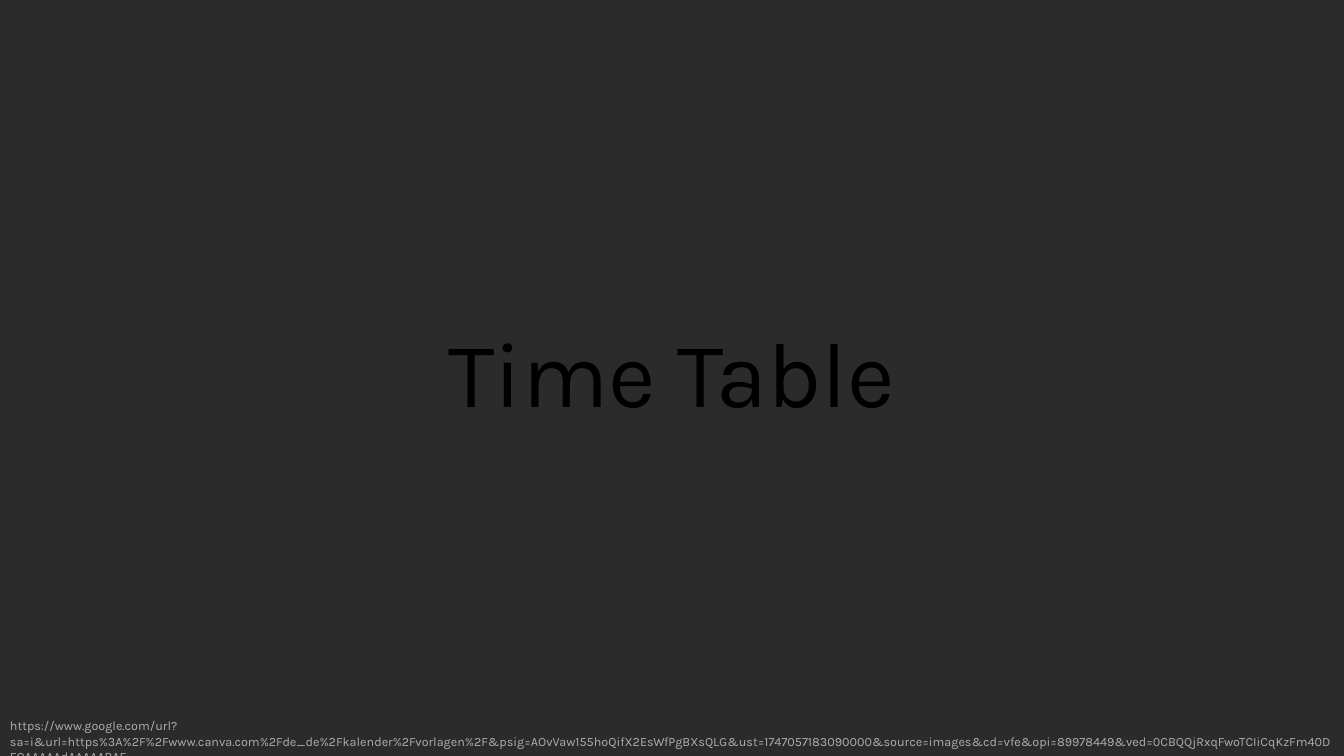
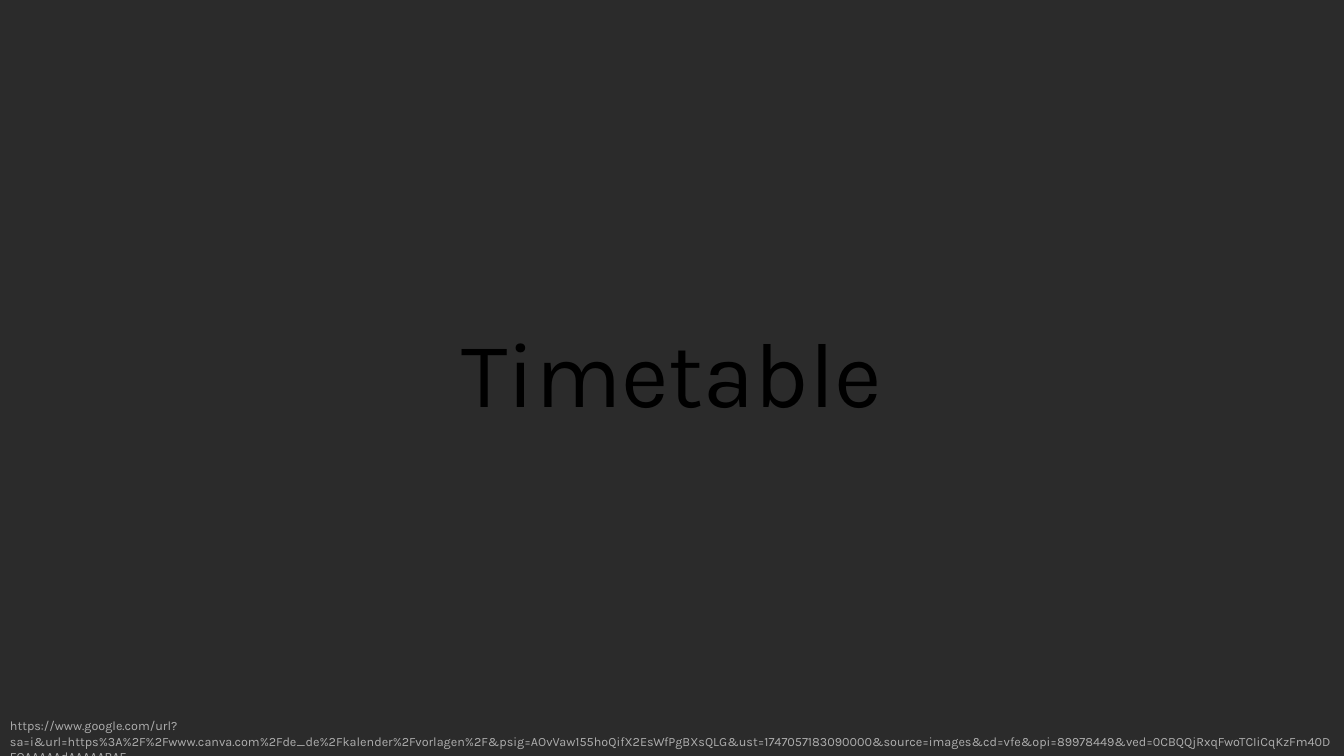
Before and after one commit to MichelaPozzi/2025-topic-03-group-01, a slide deck: slide 6 of Project Proposal.pptx. Drawn at 1344x756 pixels with LibreOffice and Linux fonts; fonts in the diff are those of the drawing; background and template pictures are left out; a plain dark background stands for a picture behind light text. Boxes give left, top, right and bottom in pixels: in the first picture for what was removed or moved away, otherwise in the second. Text is boxed around its words. In the diff, an @@ line names an element or a change of style, - is before the commit and + after.

```diff
--- a/Project Proposal.pptx
+++ b/Project Proposal.pptx
@@ title at (461, 344, 882, 408): text changed @@
-Time Table
+Timetable
```
